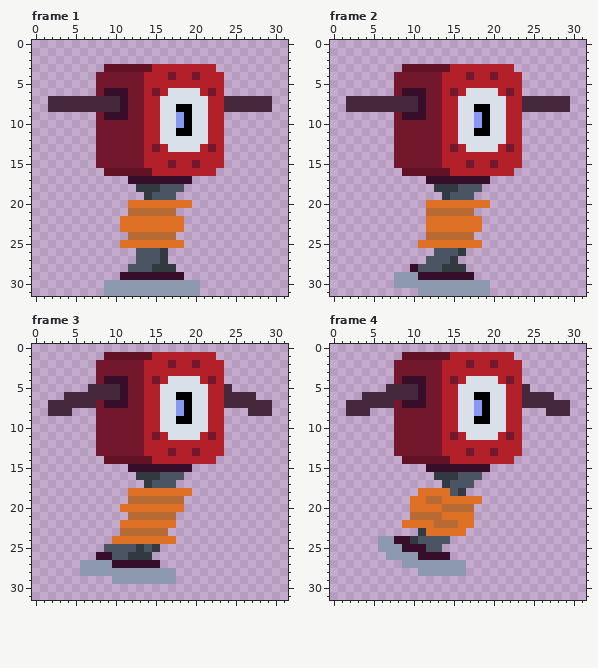
Two versions of one pixel-art file, piston_walk.ase. That is the earlier state.
32x32 pixels, 11 frames. Shown: frame 1, frame 2, frame 3, frame 4. The commit also changed other frames, which this record leaves out.
Once edited:
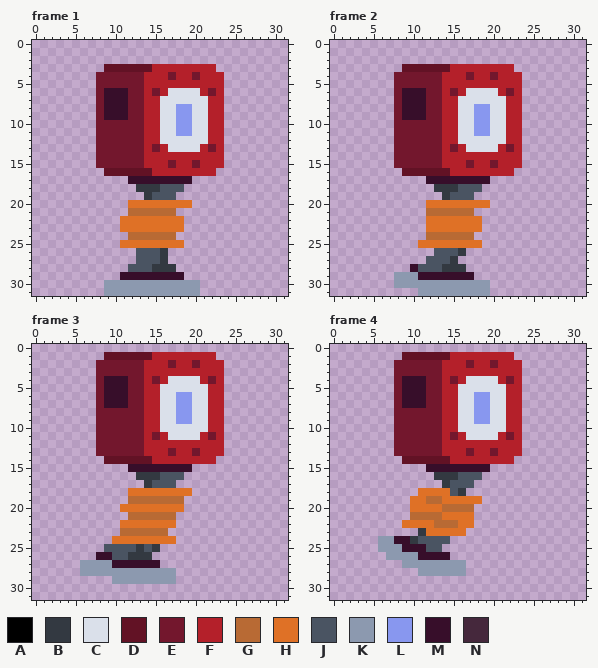
Palette (. is transparent): A #000000  B #333941  C #dae0ea  D #621225  E #73172d  F #b4202a  G #b86a34  H #df7126  J #4a5462  K #8c99af  L #8897ef  M #370e2a  N #45283c
Diff:
--- frame 1
@@ x 0..31 @@
  6 ........EMMMEEFEFCCCCFEF........
- 7 ..NNNNNNNNNMEEFFCCCCCCFFNNNNNN..
- 8 ..NNNNNNNNNMEEFFCCAACCFFNNNNNN..
- 9 ........EMMMEEFFCCLACCFF........
-10 ........EEEEEEFFCCLACCFF........
-11 ........EEEEEEFFCCAACCFF........
+ 7 ........EMMMEEFFCCCCCCFF........
+ 8 ........EMMMEEFFCCLLCCFF........
+ 9 ........EMMMEEFFCCLLCCFF........
+10 ........EEEEEEFFCCLLCCFF........
+11 ........EEEEEEFFCCLLCCFF........
 12 ........EEEEEEFFCCCCCCFF........
--- frame 2: the same change as frame 1
--- frame 3
@@ x 0..31 @@
  4 ........EMMMEEFEFCCCCFEF........
- 5 .......NNNNMEEFFCCCCCCFFN.......
- 6 ....NNNNNNNMEEFFCCAACCFFNNNN....
- 7 ..NNNNNNEMMMEEFFCCLACCFFNNNNNN..
- 8 ..NNN...EEEEEEFFCCLACCFF...NNN..
- 9 ........EEEEEEFFCCAACCFF........
+ 5 ........EMMMEEFFCCCCCCFF........
+ 6 ........EMMMEEFFCCLLCCFF........
+ 7 ........EMMMEEFFCCLLCCFF........
+ 8 ........EEEEEEFFCCLLCCFF........
+ 9 ........EEEEEEFFCCLLCCFF........
 10 ........EEEEEEFFCCCCCCFF........
--- frame 4: the same change as frame 3
